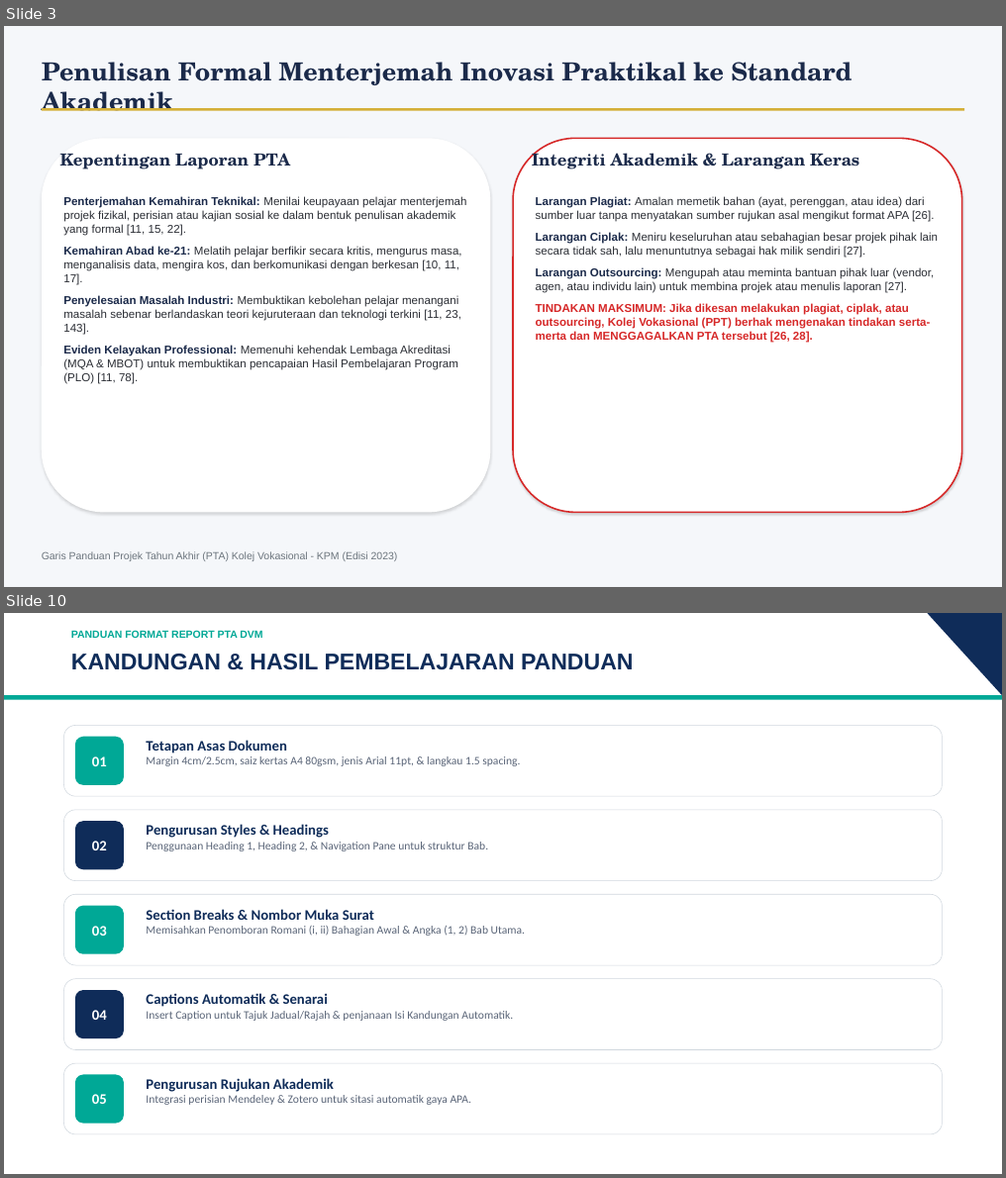
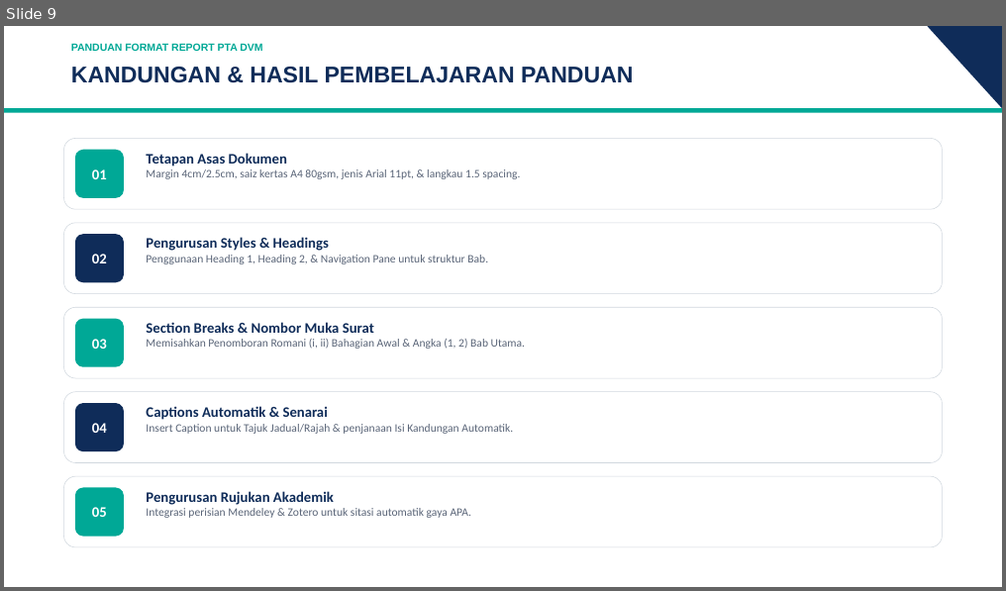
Before and after one commit to cikdet/KVreportformat, a slide deck: KV_PTA_KVSegamat_Sept2026_edit.pptx. Shown one above the other, each under a label of ours: slides 3 and 10 before the commit, slide 9 after it; the slides between them are not shown. The pictures are 1006x1178 and 1006x591 pixels, drawn with LibreOffice and Linux fonts; fonts in the diff are those of the drawing; background and template pictures are left out. Boxes give left, top, right and bottom in pixels: in the first picture for what was removed or moved away, otherwise in the second. Text is boxed around its words. In the diff, an @@ line names an element or a change of style, - is before the commit and + after.

Commit message:
Update report format

```diff
--- a/KV_PTA_KVSegamat_Sept2026_edit.pptx
+++ b/KV_PTA_KVSegamat_Sept2026_edit.pptx
@@ slide 3 removed at (x1=4, y1=26, x2=1002, y2=587), background picture (left out) @@
@@ text removed at (x1=42, y1=62, x2=851, y2=111) @@
-Penulisan Formal Menterjemah Inovasi Praktikal ke Standard Akademik
@@ rectangle removed at (x1=42, y1=108, x2=964, y2=110) @@
@@ rounded rectangle removed at (x1=42, y1=138, x2=491, y2=513) @@
@@ rounded rectangle removed at (x1=513, y1=138, x2=962, y2=513) @@
@@ text removed at (x1=60, y1=153, x2=290, y2=170) @@
-Kepentingan Laporan PTA
@@ text removed at (x1=532, y1=149, x2=859, y2=170) @@
-Integriti Akademik & Larangan Keras
@@ text removed at (x1=63, y1=196, x2=467, y2=384) @@
-Penterjemahan Kemahiran Teknikal: Menilai keupayaan pelajar menterjemah projek fizikal, perisian atau kajian sosial ke dalam bentuk penulisan akademik yang formal [11, 15, 22].
-Kemahiran Abad ke-21: Melatih pelajar berfikir secara kritis, mengurus masa, menganalisis data, mengira kos, dan berkomunikasi dengan berkesan [10, 11, 17].
-Penyelesaian Masalah Industri: Membuktikan kebolehan pelajar menangani masalah sebenar berlandaskan teori kejuruteraan dan teknologi terkini [11, 23, 143].
-Eviden Kelayakan Professional: Memenuhi kehendak Lembaga Akreditasi (MQA & MBOT) untuk membuktikan pencapaian Hasil Pembelajaran Program (PLO) [11, 78].
@@ text removed at (x1=536, y1=196, x2=938, y2=343) @@
-Larangan Plagiat: Amalan memetik bahan (ayat, perenggan, atau idea) dari sumber luar tanpa menyatakan sumber rujukan asal mengikut format APA [26].
-Larangan Ciplak: Meniru keseluruhan atau sebahagian besar projek pihak lain secara tidak sah, lalu menuntutnya sebagai hak milik sendiri [27].
-Larangan Outsourcing: Mengupah atau meminta bantuan pihak luar (vendor, agen, atau individu lain) untuk membina projek atau menulis laporan [27].
-TINDAKAN MAKSIMUM: Jika dikesan melakukan plagiat, ciplak, atau outsourcing, Kolej Vokasional (PPT) berhak mengenakan tindakan serta-merta dan MENGGAGALKAN PTA tersebut [26, 28].
@@ text removed at (x1=42, y1=552, x2=398, y2=562) @@
-Garis Panduan Projek Tahun Akhir (PTA) Kolej Vokasional - KPM (Edisi 2023)
@@ what was slide 10 is now slide 9 @@
```
Also in this commit, not shown: 6 slides changed, 1 slide added, 2 other slides removed, 3 other files.
